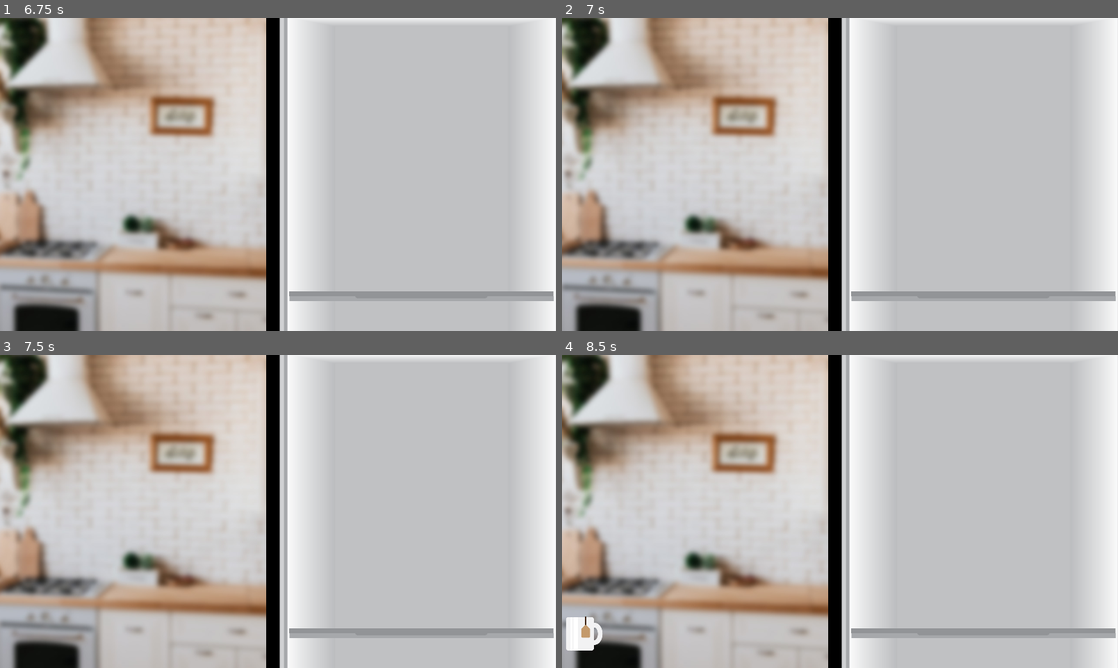
Above: before the commit, frames 1-4 (two rows, left to right).
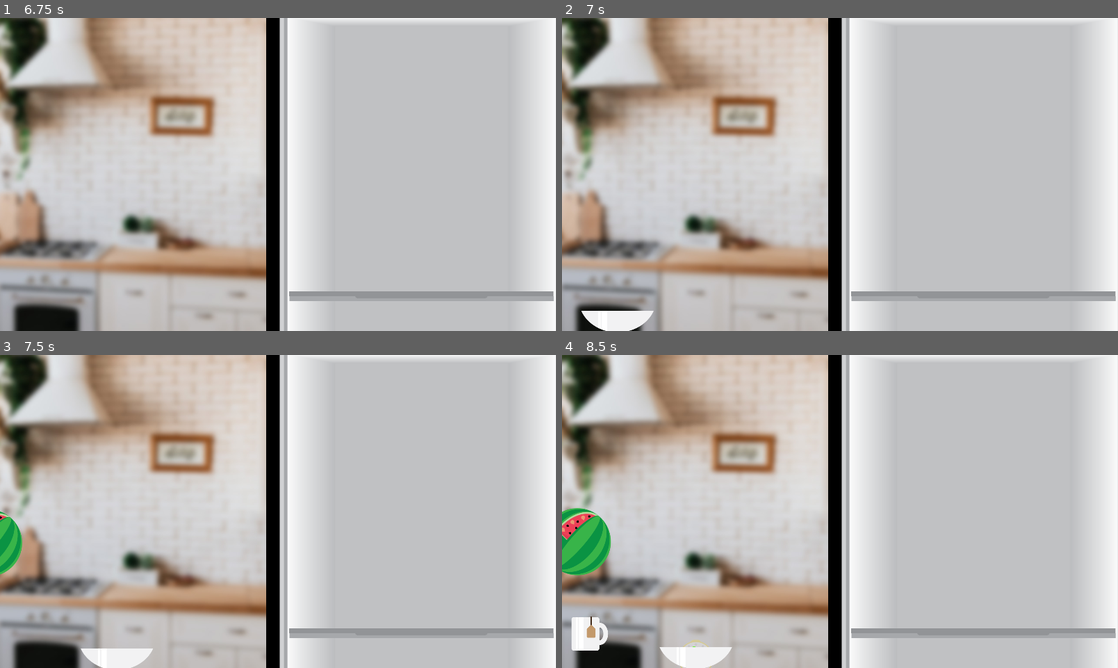
Above: after the commit, the same moments.

Repository: GuyWithaPC/Gamecraft-2022-Chill
Game: Godot game, scene res://Scenes/Play.tscn
The game is run twice, just before and just after one commit, with the same random seed, the same clock (stepped at 60 frames per second) and the same inputs.
Inputs (mouse positions are in pixels of both pictures, inside the frame that each line leads up to):
- Up to frame 1 (6.75 s): tap Enter at 0.5, 2, 3.5 s; move the mouse to (400, 158) at 0.52 s; press the mouse at (400, 158) at 0.53 s; tap Space at 1.25, 2.75, 4.25 s; move the mouse to (166, 190) at 1.27 s; release the mouse at (166, 190) at 1.28 s; tap Mouse wheel down (scroll_down) at 1.35, 3.6, 5.85 s; move the mouse to (333, 105) at 2.02 s; tap Mouse wheel up (scroll_up) at 2.1, 4.35, 6.6 s; move the mouse to (250, 237) at 2.77 s; click (250, 237) at 2.85 s; move the mouse to (444, 221) at 3.52 s; move the mouse to (111, 127) at 4.27 s; move the mouse to (305, 174) at 5.02 s; press the mouse at (305, 174) at 5.03 s; move the mouse to (194, 96) at 5.77 s; release the mouse at (194, 96) at 5.78 s; move the mouse to (400, 158) at 6.52 s
- Up to frame 2 (7 s): no input
- Up to frame 3 (7.5 s): move the mouse to (166, 527) at 7.27 s; click (166, 527) at 7.35 s
- Up to frame 4 (8.5 s): move the mouse to (895, 442) at 8.02 s; tap Mouse wheel down (scroll_down) at 8.1 s

Frame 1 is identical in both runs. In frame 2, 0.6% of the frame differs, in the area x 3-17%, y 93-100%; in frame 3, 1.2%; in frame 4, 2.6%, in the area x 0-31%, y 48-100%.
Error before the commit: Attempt to call function 'connect' in base 'null instance' on a null instance. (res://Scripts/FoodItem.gd:35)
Error after the commit: Attempt to call function 'connect' in base 'null instance' on a null instance. (res://Scripts/FoodItem.gd:36)

Commit message:
made the timers render with a transparent background

Diff:
--- a/Scenes/Play.tscn
+++ b/Scenes/Play.tscn
@@ -93,7 +93,7 @@
 shape = SubResource( 4 )
 
 [node name="SpeechBubble" type="Sprite" parent="GrabberPath/Grabber"]
-self_modulate = Color( 0.635294, 0.635294, 0.635294, 1 )
+self_modulate = Color( 1, 1, 1, 0.498039 )
 position = Vector2( -85.3333, -128 )
 rotation = -1.5708
 scale = Vector2( 0.75, 0.75 )
--- a/Scripts/FoodItem.gd
+++ b/Scripts/FoodItem.gd
@@ -15,6 +15,7 @@
 onready var _last_position = start_position
 onready var _play_area = get_tree().get_root().get_child(0).get_node("PlayArea")
 onready var gravity = ProjectSettings.get_setting("physics/2d/default_gravity")
+onready var timer_background = preload("res://Images/timer.png")
 
 export var default_timer = 5.0
 onready var timer = default_timer
@@ -47,9 +48,10 @@
 func _draw():
 	var percentage = ((default_timer-timer)/default_timer)
 	var start_position = percentage*360
-	var color = Color(0,1,0)
+	var color = Color(0,1,0,0.75)
 	color.h = (1.0/3.0)-(percentage/3.0)
 	if (timer/default_timer) < 1 and timer > 0:
+		draw_texture(timer_background,Vector2(-64,-64),Color(1,1,1,0.25))
 		draw_circle_arc_poly(Vector2.ZERO,40,start_position,360,color)
 
 func _process(delta):
--- a/Scripts/SceneController.gd
+++ b/Scripts/SceneController.gd
@@ -51,7 +51,7 @@
 		else:
 			Input.set_custom_mouse_cursor(open_cursor,0,Vector2(30,30))
 
-	if randi()%500 == 0:
+	if randi()%400 == 0:
 		# Summon a food item
 		var food = randi()%len(foods)
 		var summoned = food_scene.get_node(foods[food]).duplicate()
@@ -68,7 +68,7 @@
 		spill_mask_index += 1
 		# Add it to this node
 		add_child(summoned)
-	if randi()%750 == 0 and !wanting_food and len(get_tree().get_nodes_in_group("Fridge")) > 0:
+	if randi()%400 == 0 and !wanting_food and len(get_tree().get_nodes_in_group("Fridge")) > 0:
 		var random_food = get_tree().get_nodes_in_group("Fridge")[randi()%len(get_tree().get_nodes_in_group("Fridge"))]
 		var food = random_food.name.replace("@","").rstrip("0123456789")
 		print("wants: "+food)
Not shown, changed: Images/Food/Ruined/pie_squished.png.import
Not shown, changed: Images/timer.png.import
